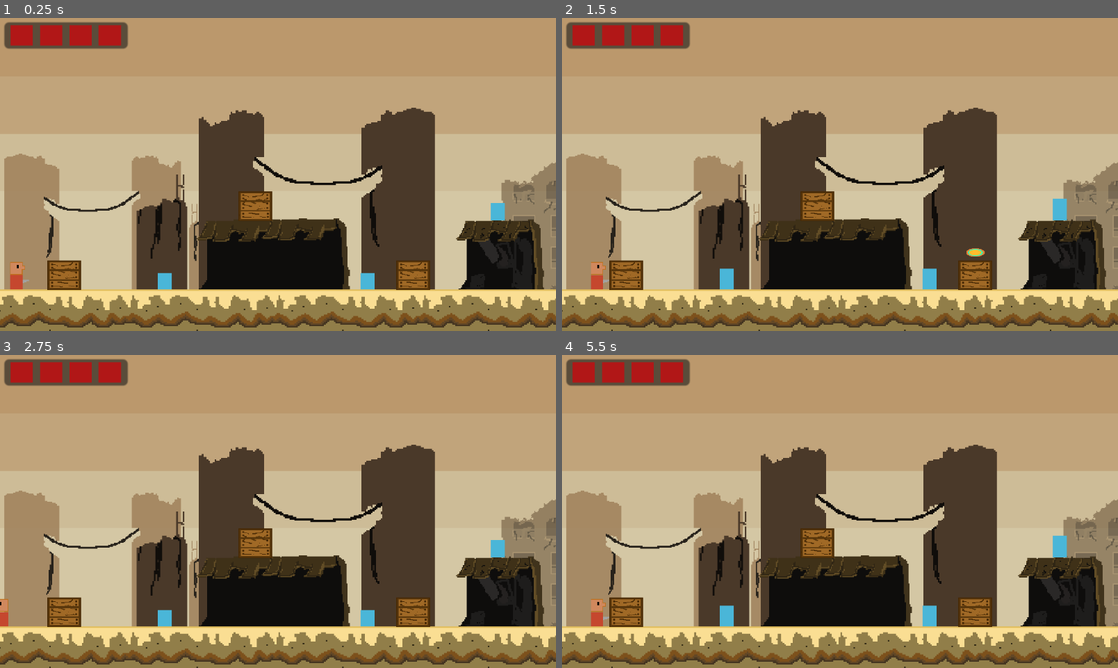
Above: before the commit, frames 1-4 (two rows, left to right).
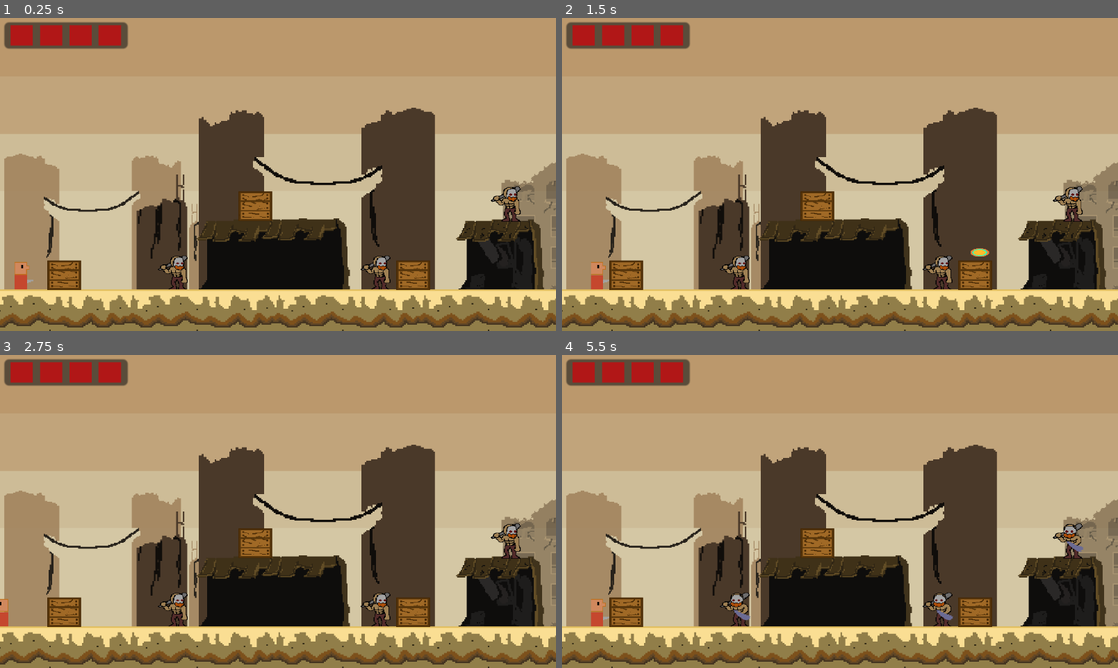
Above: after the commit, the same moments.

Repository: andresitogaaa/PrototipoFIREPUNCH
Game: Godot game, scene res://LEVELS/level_1.tscn
Two runs of this game, one before a commit and one after it. Both use one fixed random seed, a clock stepped at 60 frames per second and the inputs below.
Inputs:
- Up to frame 1 (0.25 s): no input
- Up to frame 2 (1.5 s): tap Enter (ui_accept) at 0.5, 0.77 s; hold Right (ui_right) from 0.53 s (still down); tap Z (atacar) at 0.6, 1.35 s
- Up to frame 3 (2.75 s): tap Enter (ui_accept) at 1.52 s; release Right (ui_right) at 2.03 s; hold Left (ui_left) from 2.03 s (still down); tap Z (atacar) at 2.1 s
- Up to frame 4 (5.5 s): release Left (ui_left) at 2.78 s; hold Right (ui_right) 2.78-4.28 s; tap Z (atacar) every 0.75 s from 2.85 to 5.1 s; tap Enter (ui_accept) at 3.02, 3.77, 4.52 s; hold Left (ui_left) 4.28-5.03 s; hold Right (ui_right) from 5.03 s (still down)

The runs differ from the first frame. In frame 1, 1.4% of the frame differs, in the area x 1-94%, y 53-87%; in frame 2, 1.3%; in frame 3, 1.2%; in frame 4, 1.3%.

Commit message:
PaneoCamara

Diff:
--- /dev/null
+++ b/Nueva carpeta/PROTOTIPO JUEGO 2D/ESCENAS/Boss.gd
@@ -0,0 +1,26 @@
+extends RigidBody2D
+
+
+# Called when the node enters the scene tree for the first time.
+func _ready():
+	$AnimatedSprite2D.play("idle")
+
+
+# Called every frame. 'delta' is the elapsed time since the previous frame.
+func _process(delta):
+	pass
+
+
+func get_damage(damage):
+	queue_free()
+	Global.jefederrotado = true
+
+
+func _on_area_2d_body_entered(body):
+	if body.is_in_group("jugador"):
+		var y_delta = position.y - body.position.y
+		if (y_delta > 30):
+			print("Destroy enemy")
+		else:
+			print("Decrease player health")
+			Global.Player_life -= 1
--- /dev/null
+++ b/Nueva carpeta/PROTOTIPO JUEGO 2D/ESCENAS/boss.tscn
@@ -0,0 +1,108 @@
+[gd_scene load_steps=16 format=3 uid="uid://dhuefbm30ab85"]
+
+[ext_resource type="Script" path="res://ESCENAS/Boss.gd" id="1_h4mbw"]
+[ext_resource type="Texture2D" uid="uid://chndkpn5o1akw" path="res://Spritesbase/Spritesenemigo/Reposo Enemigo.png" id="2_bx4fn"]
+
+[sub_resource type="AtlasTexture" id="AtlasTexture_f2evx"]
+atlas = ExtResource("2_bx4fn")
+region = Rect2(0, 0, 46, 62)
+
+[sub_resource type="AtlasTexture" id="AtlasTexture_nfq5n"]
+atlas = ExtResource("2_bx4fn")
+region = Rect2(46, 0, 46, 62)
+
+[sub_resource type="AtlasTexture" id="AtlasTexture_f4n4t"]
+atlas = ExtResource("2_bx4fn")
+region = Rect2(92, 0, 46, 62)
+
+[sub_resource type="AtlasTexture" id="AtlasTexture_23tfy"]
+atlas = ExtResource("2_bx4fn")
+region = Rect2(138, 0, 46, 62)
+
+[sub_resource type="AtlasTexture" id="AtlasTexture_u7o0d"]
+atlas = ExtResource("2_bx4fn")
+region = Rect2(184, 0, 46, 62)
+
+[sub_resource type="AtlasTexture" id="AtlasTexture_lu5tm"]
+atlas = ExtResource("2_bx4fn")
+region = Rect2(230, 0, 46, 62)
+
+[sub_resource type="AtlasTexture" id="AtlasTexture_jg102"]
+atlas = ExtResource("2_bx4fn")
+region = Rect2(276, 0, 46, 62)
+
+[sub_resource type="AtlasTexture" id="AtlasTexture_qljwq"]
+atlas = ExtResource("2_bx4fn")
+region = Rect2(322, 0, 46, 62)
+
+[sub_resource type="AtlasTexture" id="AtlasTexture_7diet"]
+atlas = ExtResource("2_bx4fn")
+region = Rect2(368, 0, 46, 62)
+
+[sub_resource type="AtlasTexture" id="AtlasTexture_e8oco"]
+atlas = ExtResource("2_bx4fn")
+region = Rect2(414, 0, 46, 62)
+
+[sub_resource type="SpriteFrames" id="SpriteFrames_awalp"]
+animations = [{
+"frames": [{
+"duration": 1.0,
+"texture": SubResource("AtlasTexture_f2evx")
+}, {
+"duration": 1.0,
+"texture": SubResource("AtlasTexture_nfq5n")
+}, {
+"duration": 1.0,
+"texture": SubResource("AtlasTexture_f4n4t")
+}, {
+"duration": 1.0,
+"texture": SubResource("AtlasTexture_23tfy")
+}, {
+"duration": 1.0,
+"texture": SubResource("AtlasTexture_u7o0d")
+}, {
+"duration": 1.0,
+"texture": SubResource("AtlasTexture_lu5tm")
+}, {
+"duration": 1.0,
+"texture": SubResource("AtlasTexture_jg102")
+}, {
+"duration": 1.0,
+"texture": SubResource("AtlasTexture_qljwq")
+}, {
+"duration": 1.0,
+"texture": SubResource("AtlasTexture_7diet")
+}, {
+"duration": 1.0,
+"texture": SubResource("AtlasTexture_e8oco")
+}],
+"loop": true,
+"name": &"idle",
+"speed": 7.0
+}]
+
+[sub_resource type="RectangleShape2D" id="RectangleShape2D_tgltj"]
+size = Vector2(38, 62)
+
+[sub_resource type="RectangleShape2D" id="RectangleShape2D_xu3i5"]
+size = Vector2(47, 64)
+
+[node name="Boss" type="RigidBody2D" groups=["enemies"]]
+script = ExtResource("1_h4mbw")
+
+[node name="AnimatedSprite2D" type="AnimatedSprite2D" parent="."]
+sprite_frames = SubResource("SpriteFrames_awalp")
+animation = &"idle"
+frame_progress = 0.00995778
+
+[node name="CollisionShape2D" type="CollisionShape2D" parent="."]
+position = Vector2(7, 0)
+shape = SubResource("RectangleShape2D_tgltj")
+
+[node name="Area2D" type="Area2D" parent="."]
+
+[node name="CollisionShape2D" type="CollisionShape2D" parent="Area2D"]
+position = Vector2(5.5, -1)
+shape = SubResource("RectangleShape2D_xu3i5")
+
+[connection signal="body_entered" from="Area2D" to="." method="_on_area_2d_body_entered"]
--- a/Nueva carpeta/PROTOTIPO JUEGO 2D/ESCENAS/enemy.tscn
+++ b/Nueva carpeta/PROTOTIPO JUEGO 2D/ESCENAS/enemy.tscn
@@ -1,76 +1,111 @@
-[gd_scene load_steps=11 format=3 uid="uid://dqhk1un4tek58"]
+[gd_scene load_steps=16 format=3 uid="uid://dqhk1un4tek58"]
 
 [ext_resource type="Script" path="res://ESCENAS/ENEMIGO.gd" id="1_gepxm"]
-[ext_resource type="Texture2D" uid="uid://bkulf8x0qp00w" path="res://Spritesbase/Prototipo_enemigo.png" id="1_uuayo"]
+[ext_resource type="Texture2D" uid="uid://chndkpn5o1akw" path="res://Spritesbase/Spritesenemigo/Reposo Enemigo.png" id="2_4tnmm"]
 
-[sub_resource type="AtlasTexture" id="AtlasTexture_q45y5"]
-atlas = ExtResource("1_uuayo")
-region = Rect2(0, 0, 60, 80)
+[sub_resource type="AtlasTexture" id="AtlasTexture_rpyxp"]
+atlas = ExtResource("2_4tnmm")
+region = Rect2(0, 0, 46, 62)
 
-[sub_resource type="AtlasTexture" id="AtlasTexture_6m0as"]
-atlas = ExtResource("1_uuayo")
-region = Rect2(60, 0, 60, 80)
+[sub_resource type="AtlasTexture" id="AtlasTexture_blyoj"]
+atlas = ExtResource("2_4tnmm")
+region = Rect2(46, 0, 46, 62)
 
-[sub_resource type="AtlasTexture" id="AtlasTexture_pj0we"]
-atlas = ExtResource("1_uuayo")
-region = Rect2(120, 0, 60, 80)
+[sub_resource type="AtlasTexture" id="AtlasTexture_fp7kd"]
+atlas = ExtResource("2_4tnmm")
+region = Rect2(92, 0, 46, 62)
 
-[sub_resource type="AtlasTexture" id="AtlasTexture_ukb6c"]
-atlas = ExtResource("1_uuayo")
-region = Rect2(180, 0, 60, 80)
+[sub_resource type="AtlasTexture" id="AtlasTexture_tc4ev"]
+atlas = ExtResource("2_4tnmm")
+region = Rect2(138, 0, 46, 62)
 
-[sub_resource type="AtlasTexture" id="AtlasTexture_1o6xg"]
-atlas = ExtResource("1_uuayo")
-region = Rect2(240, 0, 60, 80)
+[sub_resource type="AtlasTexture" id="AtlasTexture_qpxeu"]
+atlas = ExtResource("2_4tnmm")
+region = Rect2(184, 0, 46, 62)
+
+[sub_resource type="AtlasTexture" id="AtlasTexture_p4rbn"]
+atlas = ExtResource("2_4tnmm")
+region = Rect2(230, 0, 46, 62)
+
+[sub_resource type="AtlasTexture" id="AtlasTexture_oo46e"]
+atlas = ExtResource("2_4tnmm")
+region = Rect2(276, 0, 46, 62)
+
+[sub_resource type="AtlasTexture" id="AtlasTexture_vvhrq"]
+atlas = ExtResource("2_4tnmm")
+region = Rect2(322, 0, 46, 62)
+
+[sub_resource type="AtlasTexture" id="AtlasTexture_0r612"]
+atlas = ExtResource("2_4tnmm")
+region = Rect2(368, 0, 46, 62)
+
+[sub_resource type="AtlasTexture" id="AtlasTexture_pdfb4"]
+atlas = ExtResource("2_4tnmm")
+region = Rect2(414, 0, 46, 62)
 
 [sub_resource type="SpriteFrames" id="SpriteFrames_0oii3"]
 animations = [{
 "frames": [{
 "duration": 1.0,
-"texture": SubResource("AtlasTexture_q45y5")
+"texture": SubResource("AtlasTexture_rpyxp")
 }, {
 "duration": 1.0,
-"texture": SubResource("AtlasTexture_6m0as")
+"texture": SubResource("AtlasTexture_blyoj")
 }, {
 "duration": 1.0,
-"texture": SubResource("AtlasTexture_pj0we")
+"texture": SubResource("AtlasTexture_fp7kd")
 }, {
 "duration": 1.0,
-"texture": SubResource("AtlasTexture_ukb6c")
+"texture": SubResource("AtlasTexture_tc4ev")
 }, {
 "duration": 1.0,
-"texture": SubResource("AtlasTexture_1o6xg")
+"texture": SubResource("AtlasTexture_qpxeu")
+}, {
+"duration": 1.0,
+"texture": SubResource("AtlasTexture_p4rbn")
+}, {
+"duration": 1.0,
+"texture": SubResource("AtlasTexture_oo46e")
+}, {
+"duration": 1.0,
+"texture": SubResource("AtlasTexture_vvhrq")
+}, {
+"duration": 1.0,
+"texture": SubResource("AtlasTexture_0r612")
+}, {
+"duration": 1.0,
+"texture": SubResource("AtlasTexture_pdfb4")
 }],
 "loop": true,
 "name": &"default",
-"speed": 10.0
+"speed": 8.0
 }]
 
 [sub_resource type="RectangleShape2D" id="RectangleShape2D_q3e4m"]
-size = Vector2(7.86993, 15.7184)
+size = Vector2(11.0179, 23.0459)
 
 [sub_resource type="RectangleShape2D" id="RectangleShape2D_14eg5"]
-size = Vector2(11, 17.75)
+size = Vector2(22.5, 28)
 
 [node name="Enemy" type="RigidBody2D" groups=["enemies"]]
 script = ExtResource("1_gepxm")
 
 [node name="AnimatedSprite2D" type="AnimatedSprite2D" parent="."]
-position = Vector2(5.96046e-08, 2.98023e-08)
-scale = Vector2(0.2, 0.225)
+position = Vector2(5.5, -5.5)
+scale = Vector2(0.456522, 0.435484)
 sprite_frames = SubResource("SpriteFrames_0oii3")
 autoplay = "default"
-frame_progress = 0.262755
+frame_progress = 0.947352
 
 [node name="CollisionShape2D" type="CollisionShape2D" parent="."]
-position = Vector2(0, 0.47444)
+position = Vector2(8, -4.5)
 scale = Vector2(1.27066, 1.08479)
 shape = SubResource("RectangleShape2D_q3e4m")
 
 [node name="Area2D" type="Area2D" parent="."]
 
 [node name="CollisionShape2D" type="CollisionShape2D" parent="Area2D"]
-position = Vector2(0, 0.125)
+position = Vector2(5.75, -6)
 shape = SubResource("RectangleShape2D_14eg5")
 
 [connection signal="body_entered" from="Area2D" to="." method="_on_area_2d_body_entered"]
--- a/Nueva carpeta/PROTOTIPO JUEGO 2D/LEVELS/level_1.gd
+++ b/Nueva carpeta/PROTOTIPO JUEGO 2D/LEVELS/level_1.gd
@@ -3,26 +3,31 @@
 
 
 
+@onready var life_icons = [
+	$UI/Lifebar/HBoxContainer/Vida,
+	$UI/Lifebar/HBoxContainer/Vida2,
+	$UI/Lifebar/HBoxContainer/Vida3,
+	$UI/Lifebar/HBoxContainer/Vida4
+]
+
 func _process(delta):
-	if Global.Player_life == 3:
-		$UI/Lifebar/HBoxContainer/Vida4.hide()
-	elif Global.Player_life == 2:
-		$UI/Lifebar/HBoxContainer/Vida3.hide()
-	elif Global.Player_life == 1:
-		$UI/Lifebar/HBoxContainer/Vida2.hide()
-	elif Global.Player_life == 0:
-		$UI/Lifebar/HBoxContainer/Vida.hide()
+	if Global.jefederrotado:
+		$Paredarena2/CollisionShape2D.disabled = true
+	for i in range(len(life_icons)):
+		life_icons[i].visible = Global.Player_life > i
 
 
 func _on_paneo_camara_boss_body_entered(body):
 	if body.is_in_group("jugador"):
 		Global.panning_camera = true
+		Global.player_speed = 0
+		call_deferred("habilitar_colision")
 
 
 
 func _on_paneo_camara_boss_body_exited(body):
 	if body.is_in_group("jugador"):
-		Global.panning_camera = false
+		$PaneoCamaraBoss/CollisionShape2D.disabled = true
 
 
 func _on_area_edificio_body_entered(body):
@@ -35,3 +40,6 @@
 	if body.is_in_group("jugador"):
 		$Edificios/Edificiofuera.show()
 		$Player.z_index = 0
+
+func habilitar_colision():
+	$Paredarena/CollisionShape2D.disabled = false
--- a/Nueva carpeta/PROTOTIPO JUEGO 2D/LEVELS/level_1.tscn
+++ b/Nueva carpeta/PROTOTIPO JUEGO 2D/LEVELS/level_1.tscn
@@ -15,9 +15,10 @@
 [ext_resource type="Texture2D" uid="uid://dwccao2gg4t6u" path="res://Spritesbase/Life_bar.png" id="9_af6o5"]
 [ext_resource type="Texture2D" uid="uid://dqdjb18vlerlf" path="res://Spritesbase/Spriteambiente/Apartamento dentro.png" id="10_dpshu"]
 [ext_resource type="Texture2D" uid="uid://d0bxq1yl33wlh" path="res://Spritesbase/Spriteambiente/Entradaboss.png" id="11_n68yg"]
+[ext_resource type="PackedScene" uid="uid://dhuefbm30ab85" path="res://ESCENAS/boss.tscn" id="16_fxplq"]
 
 [sub_resource type="RectangleShape2D" id="RectangleShape2D_d3g67"]
-size = Vector2(56, 8)
+size = Vector2(56, 6.88417)
 
 [sub_resource type="PhysicsMaterial" id="PhysicsMaterial_2m1g4"]
 rough = true
@@ -41,7 +42,15 @@
 size = Vector2(15, 232)
 
 [sub_resource type="RectangleShape2D" id="RectangleShape2D_htmkr"]
-size = Vector2(21, 171.375)
+size = Vector2(11.5, 165)
+
+[sub_resource type="PhysicsMaterial" id="PhysicsMaterial_eirb8"]
+
+[sub_resource type="RectangleShape2D" id="RectangleShape2D_c7sw1"]
+size = Vector2(13.5, 165)
+
+[sub_resource type="RectangleShape2D" id="RectangleShape2D_4vhbl"]
+size = Vector2(15, 156)
 
 [node name="level_1" type="Node2D"]
 position = Vector2(1, 0)
@@ -145,7 +154,7 @@
 texture = ExtResource("2_t5j21")
 
 [node name="CollisionShape2D" type="CollisionShape2D" parent="Estructuras/Casa1_3"]
-position = Vector2(75.5, -6)
+position = Vector2(75.5, -5.44209)
 shape = SubResource("RectangleShape2D_d3g67")
 one_way_collision = true
 
@@ -178,8 +187,25 @@
 one_way_collision = true
 
 [node name="Player" parent="." instance=ExtResource("1_rk528")]
-position = Vector2(16, 172)
+position = Vector2(19, 172)
 jump_force = 380
+
+[node name="Camera2D" type="Camera2D" parent="Player"]
+position = Vector2(-15, -172)
+scale = Vector2(125.156, -57.2394)
+zoom = Vector2(3, 2.7)
+limit_left = 0
+limit_top = -19
+limit_bottom = 39
+drag_horizontal_enabled = true
+drag_vertical_enabled = true
+drag_left_margin = 0.65
+drag_top_margin = 0.28
+drag_right_margin = 0.0
+drag_bottom_margin = 0.18
+editor_draw_limits = true
+editor_draw_drag_margin = true
+script = ExtResource("4_3h5y3")
 
 [node name="Enemigos" type="Node2D" parent="."]
 
@@ -191,6 +217,36 @@
 
 [node name="Enemy3" parent="Enemigos" instance=ExtResource("6_rst54")]
 position = Vector2(343, 122)
+
+[node name="Enemy4" parent="Enemigos" instance=ExtResource("6_rst54")]
+position = Vector2(450, 180)
+
+[node name="Enemy5" parent="Enemigos" instance=ExtResource("6_rst54")]
+z_index = 1
+position = Vector2(892, 182)
+
+[node name="Enemy6" parent="Enemigos" instance=ExtResource("6_rst54")]
+z_index = 1
+position = Vector2(528, 127)
+
+[node name="Enemy7" parent="Enemigos" instance=ExtResource("6_rst54")]
+z_index = 1
+position = Vector2(1127, 180)
+
+[node name="Enemy9" parent="Enemigos" instance=ExtResource("6_rst54")]
+z_index = 1
+position = Vector2(1307, 179)
+
+[node name="Enemy8" parent="Enemigos" instance=ExtResource("6_rst54")]
+position = Vector2(587, 179)
+
+[node name="Enemy10" parent="Enemigos" instance=ExtResource("6_rst54")]
+z_index = 1
+position = Vector2(1220, 129)
+
+[node name="Enemy11" parent="Enemigos" instance=ExtResource("6_rst54")]
+z_index = 1
+position = Vector2(1397, 173)
 
 [node name="Edificios" type="Node2D" parent="."]
 position = Vector2(743, 36)
@@ -198,10 +254,10 @@
 
 [node name="Edificiodentro" type="Sprite2D" parent="Edificios"]
 position = Vector2(-1.4782e-05, 0)
-scale = Vector2(1, 1)
 texture = ExtResource("10_dpshu")
 
 [node name="Edificiofuera" type="Sprite2D" parent="Edificios"]
+visible = false
 modulate = Color(0.870588, 0.866667, 0.862745, 1)
 texture = ExtResource("2_v2qe0")
 
@@ -210,7 +266,6 @@
 
 [node name="CollisionShape2D" type="CollisionShape2D" parent="Edificios/Area2D"]
 position = Vector2(0.138275, 86.4633)
-scale = Vector2(1, 1)
 shape = SubResource("RectangleShape2D_m0e5r")
 
 [node name="CollisionShape2D2" type="CollisionShape2D" parent="Edificios/Area2D"]
@@ -221,16 +276,14 @@
 
 [node name="CollisionShape2D" type="CollisionShape2D" parent="Edificios/AreaEdificio"]
 position = Vector2(1.02768, 61.6012)
-scale = Vector2(1, 1)
 shape = SubResource("RectangleShape2D_vqs2l")
 debug_color = Color(0.286275, 0.121569, 0.184314, 0.419608)
 
 [node name="Sprite2D" type="Sprite2D" parent="."]
 modulate = Color(0.0980392, 0.0980392, 0.0980392, 0.160784)
-position = Vector2(1053.25, 46.375)
+position = Vector2(1064, 29)
 scale = Vector2(24.3055, 6.73551)
 texture = ExtResource("1_b28t0")
-metadata/_edit_lock_ = true
 
 [node name="EscenarioBoss" type="Sprite2D" parent="."]
 position = Vector2(1522.74, 113)
@@ -238,7 +291,7 @@
 texture = ExtResource("11_n68yg")
 
 [node name="EscenarioBoss2" type="Sprite2D" parent="."]
-position = Vector2(1920, 113)
+position = Vector2(1943, 113)
 scale = Vector2(0.847368, 0.847368)
 texture = ExtResource("11_n68yg")
 flip_h = true
@@ -648,29 +701,31 @@
 position = Vector2(-16, 105)
 shape = SubResource("RectangleShape2D_gee31")
 
-[node name="Camera2D" type="Camera2D" parent="."]
-position = Vector2(1.00003, 0)
-scale = Vector2(125.156, -57.2394)
-zoom = Vector2(3, 2.7)
-limit_left = 0
-limit_top = -19
-limit_bottom = 39
-drag_horizontal_enabled = true
-drag_vertical_enabled = true
-drag_left_margin = 0.35
-drag_top_margin = 0.27
-drag_right_margin = 0.1
-drag_bottom_margin = 0.24
-editor_draw_limits = true
-editor_draw_drag_margin = true
-script = ExtResource("4_3h5y3")
-
 [node name="PaneoCamaraBoss" type="Area2D" parent="."]
 
 [node name="CollisionShape2D" type="CollisionShape2D" parent="PaneoCamaraBoss"]
-position = Vector2(1517, 102.688)
+position = Vector2(1576, 109)
 shape = SubResource("RectangleShape2D_htmkr")
 debug_color = Color(0.647059, 0.364706, 0.247059, 0.717647)
+
+[node name="Paredarena" type="StaticBody2D" parent="."]
+physics_material_override = SubResource("PhysicsMaterial_eirb8")
+
+[node name="CollisionShape2D" type="CollisionShape2D" parent="Paredarena"]
+position = Vector2(1546, 110)
+shape = SubResource("RectangleShape2D_c7sw1")
+disabled = true
+
+[node name="Paredarena2" type="StaticBody2D" parent="."]
+physics_material_override = SubResource("PhysicsMaterial_eirb8")
+
+[node name="CollisionShape2D" type="CollisionShape2D" parent="Paredarena2"]
+position = Vector2(1922.5, 111)
+scale = Vector2(1.0048, 1)
+shape = SubResource("RectangleShape2D_4vhbl")
+
+[node name="Boss" parent="." instance=ExtResource("16_fxplq")]
+position = Vector2(1839, 159)
 
 [connection signal="body_entered" from="Edificios/AreaEdificio" to="." method="_on_area_edificio_body_entered"]
 [connection signal="body_exited" from="Edificios/AreaEdificio" to="." method="_on_area_edificio_body_exited"]
--- a/Nueva carpeta/PROTOTIPO JUEGO 2D/Scripts/CAMARA/Camera2D.gd
+++ b/Nueva carpeta/PROTOTIPO JUEGO 2D/Scripts/CAMARA/Camera2D.gd
@@ -4,29 +4,22 @@
 @export var camera: camera_state
 enum camera_state {FOLLOW, PANNING}
 
-# Called when the node enters the scene tree for the first time.
-func _ready():
-	pass # Replace with function body.
-
+var vueltaCamara = false
 
 # Called every frame. 'delta' is the elapsed time since the previous frame.
 func _process(delta):
 	if Global.panning_camera:
-		camera_panning()
-	else:
-		camera_follow()
+		camera_panning(delta)
 
-func camera_panning():
-	anchor_mode = Camera2D.ANCHOR_MODE_FIXED_TOP_LEFT
-	position = player.position
-	var x = floor(position.x / 320) * 320
-	var y = floor(position.y / 180) * 180
 
-	position = Vector2(x,y)
-
-	var tween := create_tween().set_trans(Tween.TRANS_CUBIC).set_ease(Tween.EASE_IN_OUT)
-	tween.tween_property(self, "position", Vector2(x,y), 0.14)
-
-func camera_follow():
-	anchor_mode = Camera2D.ANCHOR_MODE_DRAG_CENTER
-	position = player.position
+func camera_panning(delta):
+	if offset.x <= 220 and !vueltaCamara:
+		offset.x += 100 * delta
+	elif offset.x >= 220 and !vueltaCamara:
+		vueltaCamara = true
+	elif offset.x > 0 and vueltaCamara:
+		offset.x -= 100 * delta
+	elif offset.x <= 0 and vueltaCamara:
+		offset.x = 0
+		Global.player_speed = 100.0
+		Global.panning_camera = false
--- a/Nueva carpeta/PROTOTIPO JUEGO 2D/Scripts/Global.gd
+++ b/Nueva carpeta/PROTOTIPO JUEGO 2D/Scripts/Global.gd
@@ -4,3 +4,7 @@
 var panning_camera: bool = false
 
 var Player_life: int = 4
+
+var player_speed: float = 100.0
+
+var jefederrotado: bool = false
--- a/Nueva carpeta/PROTOTIPO JUEGO 2D/Scripts/Player/Player.gd
+++ b/Nueva carpeta/PROTOTIPO JUEGO 2D/Scripts/Player/Player.gd
@@ -11,23 +11,36 @@
 
 var direction = Vector2.ZERO
 
-# Called when the node enters the scene tree for the first time.
+var Muerte = false
+
 func _ready():
-	pass # Replace with function body.
+	Global.Player_life = 4
+	$Sprite2D.play("idle")
+
+
 func _physics_process(delta):
+	if Global.Player_life > 0:
+		if Input.is_action_just_pressed("atacar"):
+			gun.shoot()
 
-	if Input.is_action_just_pressed("atacar"):
-		gun.shoot()
+		direction.x = Input.get_axis("ui_left", "ui_right")
+		direction.y = Input.get_axis("ui_up", "ui_down")
 
-	direction.x = Input.get_axis("ui_left", "ui_right")
-	direction.y = Input.get_axis("ui_up", "ui_down")
-
-	if direction != Vector2.ZERO:
-		gun.setup_direction(direction)
+		if direction != Vector2.ZERO:
+			gun.setup_direction(direction)
 
 # Called every frame. 'delta' is the elapsed time since the previous frame.
 func _process(delta):
-	movement(delta)
+	speed = Global.player_speed
+	if Global.Player_life > 0:
+		movement(delta)
+	elif Global.Player_life == 0 and !Muerte:
+		if $Sprite2D.flip_h:
+			$Sprite2D.flip_h = false
+		else:
+			$Sprite2D.flip_h = true
+		$Sprite2D.play("Muerteanimacion")
+		Muerte = true
 
 func movement(delta):
 	input = Input.get_action_strength("ui_right") - Input.get_action_strength("ui_left")
@@ -67,3 +80,7 @@
 
 func gravity_force():
 	velocity.y += gravity
+
+func _on_sprite_2d_animation_finished():
+	if $Sprite2D.get_animation() == "Muerteanimacion":
+		get_tree().change_scene_to_file("res://LEVELS/level_1.tscn")
--- a/Nueva carpeta/PROTOTIPO JUEGO 2D/player.tscn
+++ b/Nueva carpeta/PROTOTIPO JUEGO 2D/player.tscn
@@ -1,8 +1,88 @@
-[gd_scene load_steps=6 format=3 uid="uid://bknc3gcysyx8e"]
+[gd_scene load_steps=17 format=3 uid="uid://bknc3gcysyx8e"]
 
 [ext_resource type="Script" path="res://Scripts/Player/Player.gd" id="1_2dbi8"]
+[ext_resource type="Texture2D" uid="uid://d1l7h0dpmj122" path="res://Spritesbase/Spritesenemigo/Muerte enemigo.png" id="2_2p882"]
 [ext_resource type="Texture2D" uid="uid://ccjauafko4eam" path="res://Spritesbase/Boceto_ply.png" id="2_87433"]
 [ext_resource type="PackedScene" uid="uid://bvwmufku7oikw" path="res://ESCENAS/ARMA.tscn" id="3_pf3dm"]
+
+[sub_resource type="AtlasTexture" id="AtlasTexture_6mocy"]
+atlas = ExtResource("2_2p882")
+region = Rect2(0, 0, 70, 55)
+
+[sub_resource type="AtlasTexture" id="AtlasTexture_i2g26"]
+atlas = ExtResource("2_2p882")
+region = Rect2(70, 0, 70, 55)
+
+[sub_resource type="AtlasTexture" id="AtlasTexture_elfj4"]
+atlas = ExtResource("2_2p882")
+region = Rect2(140, 0, 70, 55)
+
+[sub_resource type="AtlasTexture" id="AtlasTexture_43yvu"]
+atlas = ExtResource("2_2p882")
+region = Rect2(210, 0, 70, 55)
+
+[sub_resource type="AtlasTexture" id="AtlasTexture_y4cs1"]
+atlas = ExtResource("2_2p882")
+region = Rect2(280, 0, 70, 55)
+
+[sub_resource type="AtlasTexture" id="AtlasTexture_hwibh"]
+atlas = ExtResource("2_2p882")
+region = Rect2(350, 0, 70, 55)
+
+[sub_resource type="AtlasTexture" id="AtlasTexture_w8uuw"]
+atlas = ExtResource("2_2p882")
+region = Rect2(420, 0, 70, 55)
+
+[sub_resource type="AtlasTexture" id="AtlasTexture_3bgpu"]
+atlas = ExtResource("2_2p882")
+region = Rect2(490, 0, 70, 55)
+
+[sub_resource type="AtlasTexture" id="AtlasTexture_gpwns"]
+atlas = ExtResource("2_2p882")
+region = Rect2(560, 0, 70, 55)
+
+[sub_resource type="SpriteFrames" id="SpriteFrames_8lr54"]
+animations = [{
+"frames": [{
+"duration": 1.0,
+"texture": SubResource("AtlasTexture_6mocy")
+}, {
+"duration": 1.0,
+"texture": SubResource("AtlasTexture_i2g26")
+}, {
+"duration": 1.0,
+"texture": SubResource("AtlasTexture_elfj4")
+}, {
+"duration": 1.0,
+"texture": SubResource("AtlasTexture_43yvu")
+}, {
+"duration": 1.0,
+"texture": SubResource("AtlasTexture_y4cs1")
+}, {
+"duration": 1.0,
+"texture": SubResource("AtlasTexture_hwibh")
+}, {
+"duration": 1.0,
+"texture": SubResource("AtlasTexture_w8uuw")
+}, {
+"duration": 1.0,
+"texture": SubResource("AtlasTexture_3bgpu")
+}, {
+"duration": 1.0,
+"texture": SubResource("AtlasTexture_gpwns")
+}],
+"loop": false,
+"name": &"Muerteanimacion",
+"speed": 10.0
+}, {
+"frames": [{
+"duration": 1.0,
+"texture": ExtResource("2_87433")
+}],
+"loop": true,
+"name": &"idle",
+"speed": 5.0
+}]
 
 [sub_resource type="RectangleShape2D" id="RectangleShape2D_5mien"]
 size = Vector2(13, 21.5)
@@ -13,10 +93,11 @@
 [node name="Player" type="CharacterBody2D" groups=["jugador"]]
 script = ExtResource("1_2dbi8")
 
-[node name="Sprite2D" type="Sprite2D" parent="."]
+[node name="Sprite2D" type="AnimatedSprite2D" parent="."]
 position = Vector2(-3.54687, -3)
 scale = Vector2(0.307292, 0.34375)
-texture = ExtResource("2_87433")
+sprite_frames = SubResource("SpriteFrames_8lr54")
+animation = &"idle"
 
 [node name="CollisionShape2D" type="CollisionShape2D" parent="."]
 position = Vector2(-3.59374, -2.9)
@@ -34,3 +115,5 @@
 position = Vector2(8.625, 0)
 shape = SubResource("RectangleShape2D_u7lp6")
 debug_color = Color(0.647059, 0.32549, 0.882353, 0.419608)
+
+[connection signal="animation_finished" from="Sprite2D" to="." method="_on_sprite_2d_animation_finished"]
Not shown: 1 places in Nueva carpeta/PROTOTIPO JUEGO 2D/LEVELS/level_1.tscn that only renumber resources
Binary file added: Nueva carpeta/PROTOTIPO JUEGO 2D/Spritesbase/Spritesenemigo/Ataque enemigo.png
Not shown, added: Nueva carpeta/PROTOTIPO JUEGO 2D/Spritesbase/Spritesenemigo/Ataque enemigo.png.import
Binary file added: Nueva carpeta/PROTOTIPO JUEGO 2D/Spritesbase/Spritesenemigo/Correr enemigo.png
Not shown, added: Nueva carpeta/PROTOTIPO JUEGO 2D/Spritesbase/Spritesenemigo/Correr enemigo.png.import
Binary file added: Nueva carpeta/PROTOTIPO JUEGO 2D/Spritesbase/Spritesenemigo/Muerte enemigo.png
Not shown, added: Nueva carpeta/PROTOTIPO JUEGO 2D/Spritesbase/Spritesenemigo/Muerte enemigo.png.import
Binary file added: Nueva carpeta/PROTOTIPO JUEGO 2D/Spritesbase/Spritesenemigo/Reposo Enemigo.png
Not shown, added: Nueva carpeta/PROTOTIPO JUEGO 2D/Spritesbase/Spritesenemigo/Reposo Enemigo.png.import
Binary file added: Nueva carpeta/PROTOTIPO JUEGO 2D/Spritesbase/muerte.png
Not shown, added: Nueva carpeta/PROTOTIPO JUEGO 2D/Spritesbase/muerte.png.import
